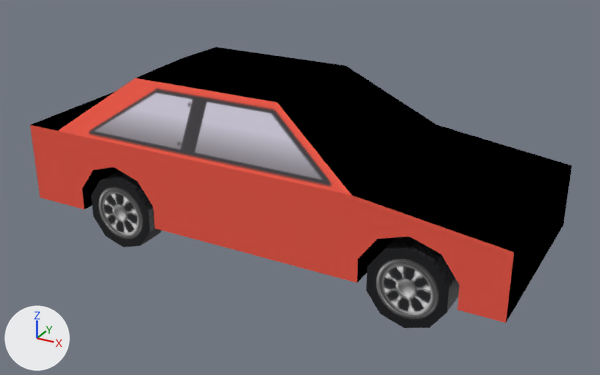
The Blender file resources/model/blend/car.blend: old version first, new version second.
One viewpoint serves both versions: a camera (50 mm lens) standing at (3.02, -5.37, 2.46) and looking at (0.09, -0.04, -0.21). The lights are fixed; the arrows at lower left show +X, +Y and +Z.

The first picture shows 'car_body', 'tire_back_right', 'tire_front_right'.
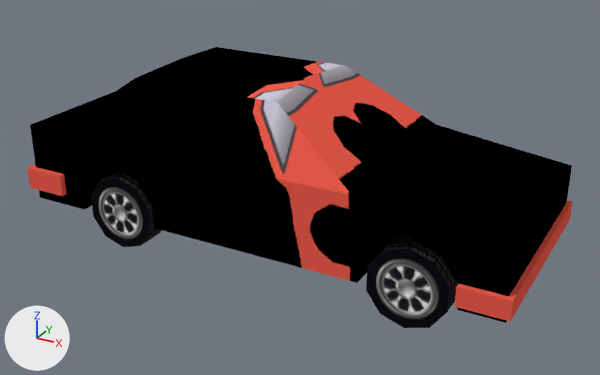
Commit message: Added car resources

Diff of the bpy script that builds the scene:
```diff
--- a/resources/model/blend/car.blend.py
+++ b/resources/model/blend/car.blend.py
@@ mat_tire @@
 mat_tire.texture = img_car_tires_png
+mat_tire.specular_ior_level = 0.0
@@ me_cube @@
 me_cube.from_pydata(...)  # 86 vertices, 168 faces; spans x -2.0..2.0, y -0.8..0.8, z -0.45..0.7
 # used by ob_car_body; location = (0.0, 0.0, 0.0)
+# me_cube part 1: texture (UV) coordinates of 162 of 168 faces, centred in x -2.0..2.0, y -0.8..0.8, z -0.45..0.69, changed; they spanned u 0.01..0.99, v 0.01..0.96 and now span u 0.02..0.99, v 0.0..0.99
 me_cube.materials.append(mat_body)
@@ me_cube_002 @@
+me_cube_002.from_pydata(...)  # a box spanning x -3.9..1.0, y -1.0..1.0, z -1.0..1.0
+me_cube_002.materials.append(mat_body)  # picture img_car_body_png
@@ ob_bumper_back @@
+ob_bumper_back = bpy.data.objects.new('bumper_back', me_cube_002)
+ob_bumper_back.location = (-1.762, 0.0, -0.263)
+ob_bumper_back.scale = (0.0745, 0.844, 0.0911)
@@ ob_bumper_front @@
+ob_bumper_front = bpy.data.objects.new('bumper_front', me_cube_002.copy())
+ob_bumper_front.location = (1.962, 0.0, -0.33)
+ob_bumper_front.scale = (0.0745, 0.844, 0.0745)
```

Changed parts and their boxes (x1, y1, x2, y2) in the pictures (600 x 375 px):
'tire_front_right', surface changed: (366, 237, 460, 328) in both
'tire_back_right', surface changed: (91, 170, 162, 247) in both
'bumper_front', added (red): after (455, 200, 573, 322)
'bumper_back', added (red): after (27, 164, 66, 196)
part 1 of me_cube, surface changed: (30, 47, 572, 323) in both
